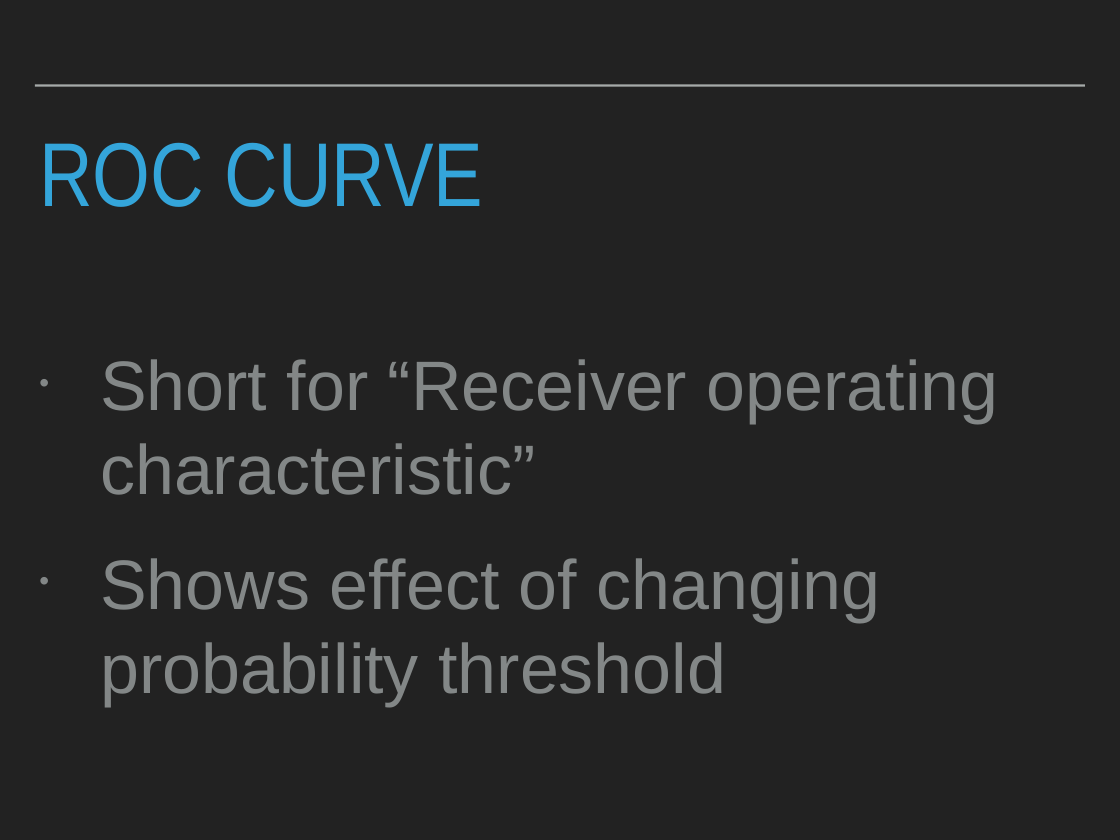
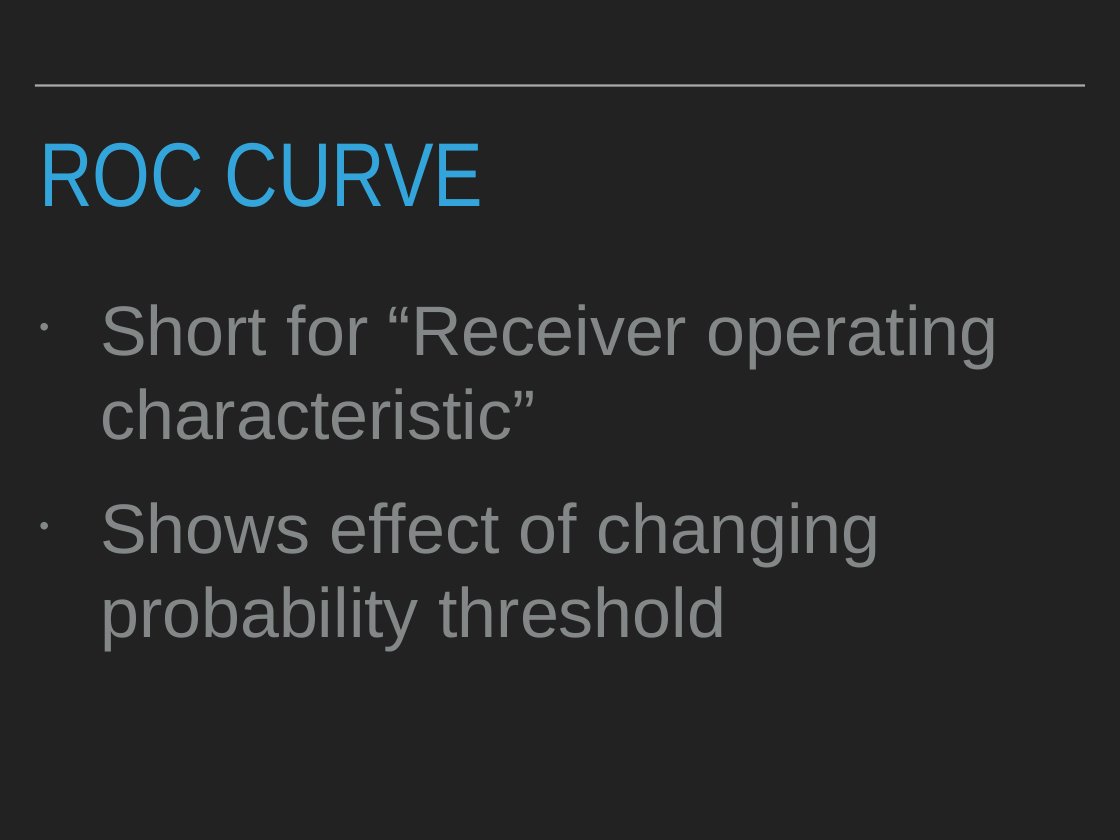
Before and after one commit to patricks1/noble-machine-learning, a slide deck: slide 34 of Session3/Session3_Slides.pptx (slide 20 before the commit). Drawn at 1120x840 pixels with LibreOffice and Linux fonts; fonts in the diff are those of the drawing. Boxes give left, top, right and bottom in pixels: in the first picture for what was removed or moved away, otherwise in the second. Text is boxed around its words. In the diff, an @@ line names an element or a change of style, - is before the commit and + after.

```diff
--- a/Session3/Session3_Slides.pptx
+++ b/Session3/Session3_Slides.pptx
@@ text "Short for “Receiver operating characteristic”": place and size @@
-text "Short for “Receiver operating characteristic”" at (100,359,999,706)
+text "Short for “Receiver operating characteristic”" at (100,304,999,650)
```
Also in this commit, not shown: 5 other slides changed, 15 slides added, 3 slides removed, 3 other files.
